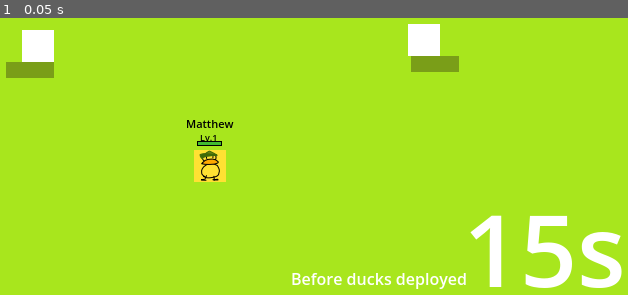
Above: before the commit, frame 1.
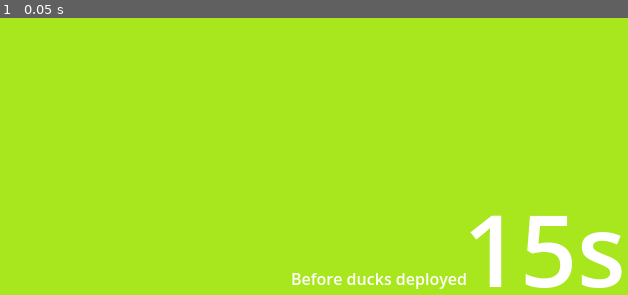
Above: after the commit, the same moment.

Repository: Sukimo/Duck_Tactics
Game: Godot game, scene res://Scene/arena_2d.tscn
The game is run twice, just before and just after one commit, with the same random seed, the same clock (stepped at 60 frames per second) and the same inputs.
Inputs:
- Up to frame 1 (0.05 s): no input

The runs differ from the first frame. In frame 1, 2.9% of the frame differs, in the area x 0-74%, y 2-60%.
Error before the commit: Invalid access to property or key 'Status' on a base object of type 'Nil'. (res://units/duck.gd:17)
Error after the commit: Invalid access to property or key 'state_changed' on a base object of type 'Nil'. (res://scene/arena_zone.gd:21)

Commit message:
[effect] add miss and crit damage

Diff:
--- a/Scene/arena_2d.tscn
+++ b/Scene/arena_2d.tscn
@@ -1,8 +1,6 @@
 [gd_scene format=3 uid="uid://4y65ctapxa7c"]
 
-[ext_resource type="Texture2D" uid="uid://ce6o71538cywk" path="res://cube32.png" id="1_4ecip"]
 [ext_resource type="Script" uid="uid://cjmhdf54xpda" path="res://scene/arena_zone.gd" id="1_bj6xp"]
-[ext_resource type="PackedScene" uid="uid://doqgjwikiyl0r" path="res://units/ducks/matthew_duck.tscn" id="3_bj6xp"]
 
 [sub_resource type="NavigationPolygon" id="NavigationPolygon_4ecip"]
 vertices = PackedVector2Array(778.9531, 17.929688, 777.0469, 426, 20.84375, 426, 14.15625, 13.0625)
@@ -19,39 +17,6 @@
 
 [node name="NavigationRegion2D" type="NavigationRegion2D" parent="." unique_id=1392470367]
 navigation_polygon = SubResource("NavigationPolygon_4ecip")
-
-[node name="Duck2D" type="Sprite2D" parent="." unique_id=1576329683]
-position = Vector2(191, 177)
-texture = ExtResource("1_4ecip")
-
-[node name="ColorRect" type="ColorRect" parent="Duck2D" unique_id=679138927]
-anchors_preset = 7
-anchor_left = 0.5
-anchor_top = 1.0
-anchor_right = 0.5
-anchor_bottom = 1.0
-offset_left = -48.0
-offset_top = -16.0
-grow_horizontal = 2
-grow_vertical = 0
-color = Color(0.3529412, 0.41960785, 0.078431375, 0.5882353)
-
-[node name="Duck2D4" type="Sprite2D" parent="." unique_id=352887246]
-position = Vector2(577, 171)
-texture = ExtResource("1_4ecip")
-
-[node name="ColorRect" type="ColorRect" parent="Duck2D4" unique_id=1948379875]
-anchors_preset = 7
-anchor_left = 0.5
-anchor_top = 1.0
-anchor_right = 0.5
-anchor_bottom = 1.0
-offset_left = -29.0
-offset_top = -16.0
-offset_right = 19.0
-grow_horizontal = 2
-grow_vertical = 0
-color = Color(0.3529412, 0.41960785, 0.078431375, 0.5882353)
 
 [node name="Control" type="Control" parent="." unique_id=1844710980]
 layout_mode = 3
@@ -76,6 +41,3 @@
 theme_override_font_sizes/font_size = 100
 text = "15s"
 horizontal_alignment = 2
-
-[node name="MatthewDuck" parent="." unique_id=999000001 instance=ExtResource("3_bj6xp")]
-position = Vector2(363, 297)
--- a/autoload/wave_manager.gd
+++ b/autoload/wave_manager.gd
@@ -240,18 +240,13 @@
 	# Recall + dead cleanup
 	DuckRoster.recall_all()   # deployed → resting
 	wave_index += 1
+	DuckRoster.clear_dead() # normal wave: clear dead as usual
 
 	#Story completed show end screen
 	if not GameState.endless_mode and wave_index >= STORY_WAVE_COUNT:
+		_gift_matthew()
 		GameState.change(GameState.State.STORY_END)
 		emit_signal("all_waves_cleared")
-		return
-
-	DuckRoster.clear_dead() # normal wave: clear dead as usual
-
-	if not GameState.endless_mode and wave_index == STORY_WAVE_COUNT:
-		_gift_matthew()
-		_begin_reward()
 		return
 
 	if GameState.endless_mode and wave_index % SPECIAL_REWARD_EVERY == 0:
--- a/canvas/reward_ui.gd
+++ b/canvas/reward_ui.gd
@@ -12,7 +12,7 @@
 
 const SPECIAL_OFFER_MATTHEW : String = "res://units/ducks/matthew_duck.tscn"
 const SPECIAL_OFFER_CRIT    : String = "__crit_upgrade__"  # pseudo-path, not a scene
-
+const SPECIAL_OFFER_HEAL : String = "__heal_all__"
 
 # Brown palette matching your mockup
 const COLOR_PANEL_BG    := Color(0.72, 0.46, 0.30)   # warm brown
@@ -172,15 +172,25 @@
 	visible = false
 
 	var chosen_path : String = _offers[_chosen]
-	var scene := load(chosen_path) as PackedScene
-	if scene == null:
-		push_warning("[RewardUI] Could not load: " + chosen_path)
-		return
-
 	if chosen_path == SPECIAL_OFFER_CRIT:
 		GameState.global_duck_crit_rate += 0.05
 		print("[RewardUI] Team crit +5%%  → %.0f%%" % (GameState.global_duck_crit_rate * 100))
 		WaveManager.on_reward_confirmed()
+		return
+
+	if chosen_path == SPECIAL_OFFER_HEAL:
+		for duck in DuckRoster.get_all():
+			if is_instance_valid(duck):
+				duck.hp = duck.max_hp
+				if duck.has_node("HealthBar"):
+					duck.get_node("HealthBar").update(duck.hp, duck.max_hp)
+		print("[RewardUI] All ducks healed to full!")
+		WaveManager.on_reward_confirmed()
+		return
+
+	var scene := load(chosen_path) as PackedScene
+	if scene == null:
+		push_warning("[RewardUI] Could not load: " + chosen_path)
 		return
 
 	var duck : Node = scene.instantiate()
@@ -197,6 +207,7 @@
 func _load_duck_texture(tex: TextureRect, scene_path: String) -> void:
 	# Try to grab the Sprite2D texture from the packed scene without instantiating fully
 	if scene_path == SPECIAL_OFFER_CRIT: return
+	if scene_path == SPECIAL_OFFER_HEAL: return
 	if not ResourceLoader.exists(scene_path):
 		return
 	var packed := load(scene_path) as PackedScene
@@ -215,6 +226,8 @@
 func _duck_display_name(scene_path: String) -> String:
 	if scene_path == SPECIAL_OFFER_CRIT:
 		return "Crit Rate +5%"
+	if scene_path == SPECIAL_OFFER_HEAL:
+		return "Heal All Ducks"
 	var file : String = scene_path.get_file().get_basename()
 	return file.replace("_", " ").capitalize()
 
@@ -228,7 +241,7 @@
 func _open_reward() -> void:
 	var offers: Array[String] = []
 	if GameState.endless_mode and WaveManager.wave_index %3 ==0:
-		offers = [SPECIAL_OFFER_MATTHEW,SPECIAL_OFFER_CRIT,CARD_SCENES[randi()%CARD_SCENES.size()]]
+		offers = [SPECIAL_OFFER_MATTHEW,SPECIAL_OFFER_CRIT,SPECIAL_OFFER_HEAL]
 	else:
 		var pool := CARD_SCENES.duplicate()
 		pool.shuffle()
--- a/canvas/story_end_ui.tscn
+++ b/canvas/story_end_ui.tscn
@@ -12,9 +12,12 @@
 script = ExtResource("1_30not")
 
 [node name="Overlay" type="ColorRect" parent="." unique_id=297756602]
+custom_minimum_size = Vector2(48, 48)
 layout_mode = 0
-offset_right = 40.0
-offset_bottom = 40.0
+offset_left = 333.0
+offset_top = 173.0
+offset_right = 381.0
+offset_bottom = 221.0
 mouse_filter = 2
 color = Color(0, 0, 0, 0.7058824)
 
--- a/components/attack_component.gd
+++ b/components/attack_component.gd
@@ -1,5 +1,7 @@
 extends Node
 class_name AttackComponent
+
+const CRIT_LABEL_SCENE := "res://effects/crit_label.tscn"
 
 @export var attack_range: float = 60.0
 @export var attack_damage: int = 10
@@ -8,9 +10,12 @@
 
 var _cooldown: float = 0.0
 var _owner_node: Node2D = null
+var _crit_label_scene : PackedScene = null
 
 func _ready() -> void:
 	_owner_node = get_parent() as Node2D
+	if ResourceLoader.exists(CRIT_LABEL_SCENE):
+		_crit_label_scene = load(CRIT_LABEL_SCENE)
 func _process(delta: float) -> void:
 	_cooldown -= delta
 
@@ -47,7 +52,15 @@
 	if target.has_method("take_damage"):
 		target.take_damage(amount)
 	if is_crit:
-		print("[AttackComponent] CRIT %d on %s" % [amount, target.name])
+		_spawn_crit_label(amount, target.global_position, true)
+
+func _spawn_crit_label(amount: int, world_pos: Vector2, is_crit: bool) -> void:
+	if _crit_label_scene == null:
+		return
+	var lbl: Node = _crit_label_scene.instantiate()
+	get_tree().current_scene.add_child(lbl)
+	if lbl.has_method("init"):
+		lbl.call("init", amount, world_pos, is_crit)
 
 func _find_nearest() -> Node2D:
 	var best: Node2D = null
--- /dev/null
+++ b/effects/crit_label.gd
@@ -0,0 +1,50 @@
+extends Node2D
+# Spawned by AttackComponent.deal_damage() when is_crit = true
+# Self-destructs after animation completes — no manual cleanup needed
+
+@export var crit_color: Color = Color(0.917, 0.597, 0.024, 1.0)   # gold
+@export var normal_color: Color = Color(1.0, 1.0, 1.0, 0.85) # white
+
+var _label: String = ""
+var _is_crit: bool = false
+var _elapsed: float = 0.0
+
+const DURATION: float  = 0.9   # seconds total lifetime
+const RISE_PX: float   = 40.0  # how far it floats up
+const FONT_SIZE_CRIT: int  = 16
+const FONT_SIZE_NORM: int  = 12
+
+func init(amount: int, world_pos: Vector2, is_crit: bool) -> void:
+	global_position = world_pos + Vector2(randf_range(-12, 12), -20)
+	_label = ("CRIT! " if is_crit else "") + str(amount)
+	_is_crit = is_crit
+
+func _process(delta: float) -> void:
+	_elapsed += delta
+	var t: float = _elapsed / DURATION          # 0..1
+	global_position.y -= RISE_PX * delta / DURATION
+	modulate.a = 1.0 - t                        # fade out
+	queue_redraw()
+	if _elapsed >= DURATION:
+		queue_free()
+
+func _draw() -> void:
+	var col: Color  = crit_color if _is_crit else normal_color
+	var size: int   = FONT_SIZE_CRIT if _is_crit else FONT_SIZE_NORM
+	var scale_t: float = clampf(1.0 - (_elapsed / DURATION) * 0.5, 0.5, 1.0)
+
+	# Pop scale: starts at 1.3, settles to 1.0 quickly, then shrinks
+	var pop: float  = 1.0
+	if _elapsed < 0.12:
+		pop = lerp(1.3, 1.0, _elapsed / 0.12)
+
+	draw_set_transform(Vector2.ZERO, 0.0, Vector2(pop, pop))
+	draw_string(
+		ThemeDB.fallback_font,
+		Vector2(-len(_label) * size * 0.3, 0),   # rough center
+		_label,
+		HORIZONTAL_ALIGNMENT_LEFT,
+		-1,
+		size,
+		col
+	)
--- /dev/null
+++ b/effects/crit_label.tscn
@@ -0,0 +1,7 @@
+[gd_scene format=3 uid="uid://cfdanwbtxne72"]
+
+[ext_resource type="Script" uid="uid://c83ffc1mmv47n" path="res://effects/crit_label.gd" id="1_ahvwn"]
+
+[node name="CritLabel" type="Node2D" unique_id=888000001]
+z_index = 20
+script = ExtResource("1_ahvwn")
--- a/projectile/projectile.gd
+++ b/projectile/projectile.gd
@@ -67,6 +67,24 @@
 				print("[Projectile] hit %s for %d (no take_damage)" % [_target_duck.name, damage])
 		else:
 			print("[Projectile] missed — duck moved %.0fpx away" % duck_dist)
-
+			_spawn_miss_label(_land_pos)
 	# TODO: spawn a landing dust/impact particle here
 	queue_free()
+
+func _spawn_miss_label(pos: Vector2) -> void:
+	var lbl := Label.new()
+	lbl.text = "MISS"
+	lbl.add_theme_font_size_override("font_size", 14)
+	lbl.add_theme_color_override("font_color", Color(1.0, 0.9, 0.2))   # yellow
+	lbl.add_theme_color_override("font_outline_color", Color(0, 0, 0))
+	lbl.add_theme_constant_override("outline_size", 3)
+	lbl.z_index = 20
+	lbl.global_position = pos - Vector2(16, 16)  # rough center offset
+	get_tree().current_scene.add_child(lbl)
+
+	# Float up then fade out over 0.8s
+	var tween := lbl.create_tween()
+	tween.set_parallel(true)
+	tween.tween_property(lbl, "position:y", lbl.position.y - 40.0, 0.8)
+	tween.tween_property(lbl, "modulate:a", 0.0, 0.8)
+	tween.tween_callback(lbl.queue_free).set_delay(0.8)
--- a/scene/main.gd
+++ b/scene/main.gd
@@ -27,17 +27,17 @@
 func _on_state_changed(s: GameState.State)->void:
 	match s:
 		GameState.State.REST:
-			hud_label.text = "Rest — prepare your ducks!"
+			pass  #hud_label.text = "Rest — prepare your ducks!"
 		GameState.State.PREP:
-			hud_label.text = "Place your ducks! (15s)"
+			pass   #hud_label.text = "Place your ducks! (15s)"
 		GameState.State.BATTLE:
 			pass   # wave_started signal handles label
 		GameState.State.REWARD:
-			hud_label.text = "Wave cleared! Reward incoming..."
+			pass   #hud_label.text = "Wave cleared! Reward incoming..."
 		GameState.State.WIN:
-			hud_label.text = "YOU WIN — all waves cleared!"
+			pass   #hud_label.text = "YOU WIN — all waves cleared!"
 		GameState.State.GAME_OVER:
-			hud_label.text = "GAME OVER"
+			pass   #hud_label.text = "GAME OVER"
 
 func _on_wave_started(n: int) -> void:
 	hud_label.text = "Wave %d" % n
--- a/scene/main.tscn
+++ b/scene/main.tscn
@@ -27,8 +27,10 @@
 
 [node name="Label" type="Label" parent="CanvasLayer/HUD" unique_id=93715231]
 layout_mode = 0
-offset_right = 40.0
-offset_bottom = 23.0
+offset_left = 14.0
+offset_top = 17.0
+offset_right = 145.0
+offset_bottom = 40.0
 text = "How is working..."
 
 [node name="PrepUI" type="Control" parent="CanvasLayer" unique_id=1051206559]
--- a/units/ducks/matthew_duck.tscn
+++ b/units/ducks/matthew_duck.tscn
@@ -2,7 +2,7 @@
 
 [ext_resource type="Script" uid="uid://b0i8mc44y6i4h" path="res://units/matthew_duck.gd" id="1_matt"]
 [ext_resource type="Texture2D" uid="uid://buop3gdorari2" path="res://sprites/duck_range.png" id="2_matt"]
-[ext_resource type="Script" uid="uid://jdulj8s14g5x" path="res://units/matthew_range_attack.gd" id="3_jmehu"]
+[ext_resource type="Script" uid="uid://jdulj8s14g5x" path="res://components/matthew_range_attack.gd" id="3_jmehu"]
 [ext_resource type="PackedScene" uid="uid://b73q4bv6hdhkt" path="res://components/health_bar.tscn" id="4_matt"]
 
 [sub_resource type="RectangleShape2D" id="RectangleShape2D_matt"]
